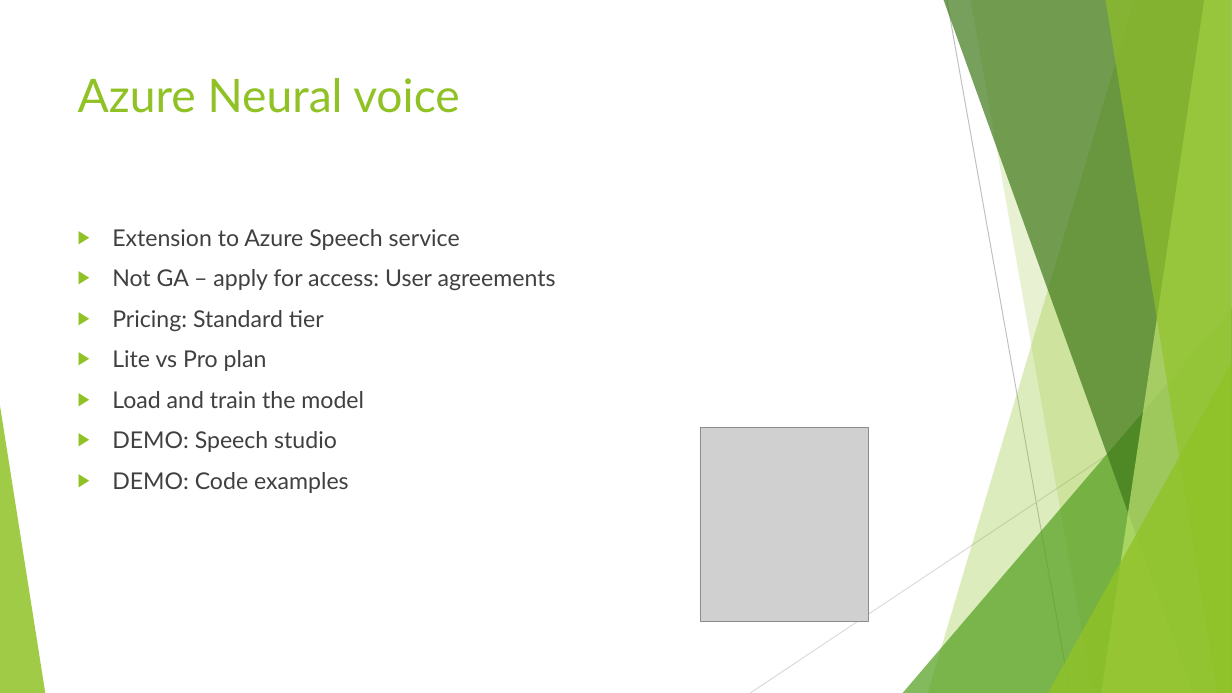
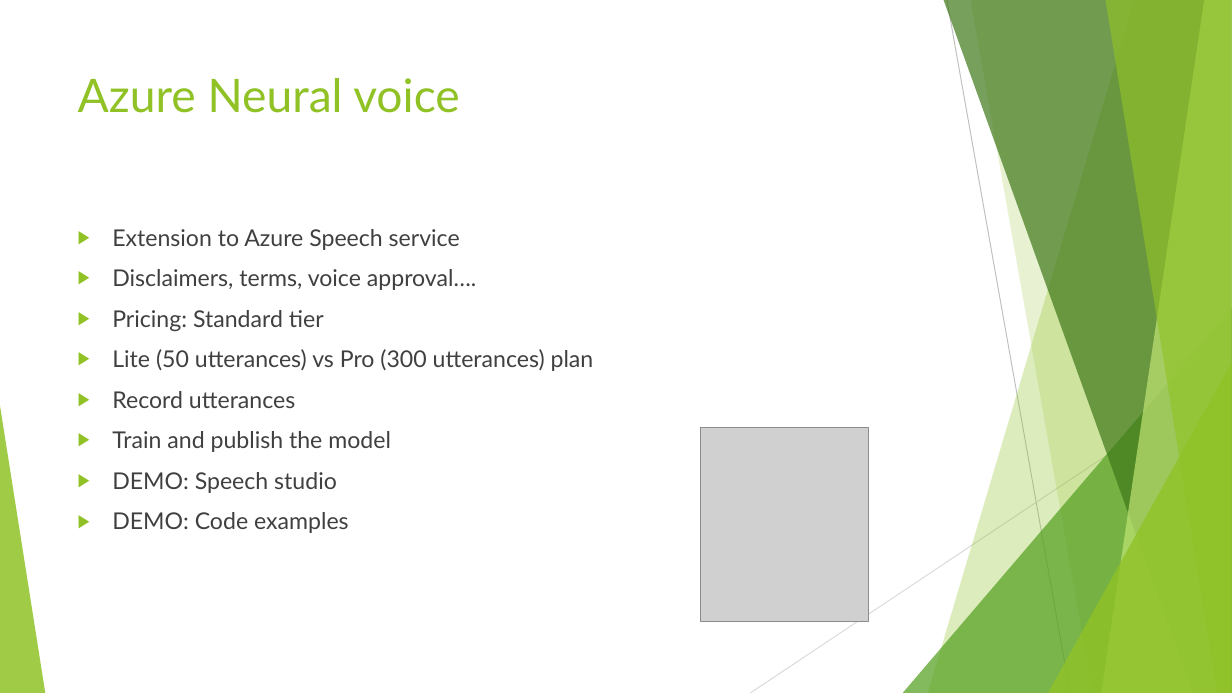
Before and after one commit to johnstaveley/JaaS, a slide deck: slide 6 of JaaS.pptx. Drawn at 1232x693 pixels with LibreOffice and Linux fonts; fonts in the diff are those of the drawing; grey boxes stand for pictures. Boxes give left, top, right and bottom in pixels: in the first picture for what was removed or moved away, otherwise in the second. Text is boxed around its words. In the diff, an @@ line names an element or a change of style, - is before the commit and + after.

Commit message:
presentation mod

```diff
--- a/JaaS.pptx
+++ b/JaaS.pptx
@@ text at bbox=[112, 269, 476, 290]: text changed @@
-▶ Not GA – apply for access: User agreements
+▶ Disclaimers, terms, voice approval….
@@ text at bbox=[112, 349, 594, 452]: text changed @@
-▶ Lite vs Pro plan
-▶ Load and train the model
+▶ Lite (50 utterances) vs Pro (300 utterances) plan
+▶ Record utterances
+▶ Train and publish the model
```
Also in this commit, not shown: 2 slides added.
